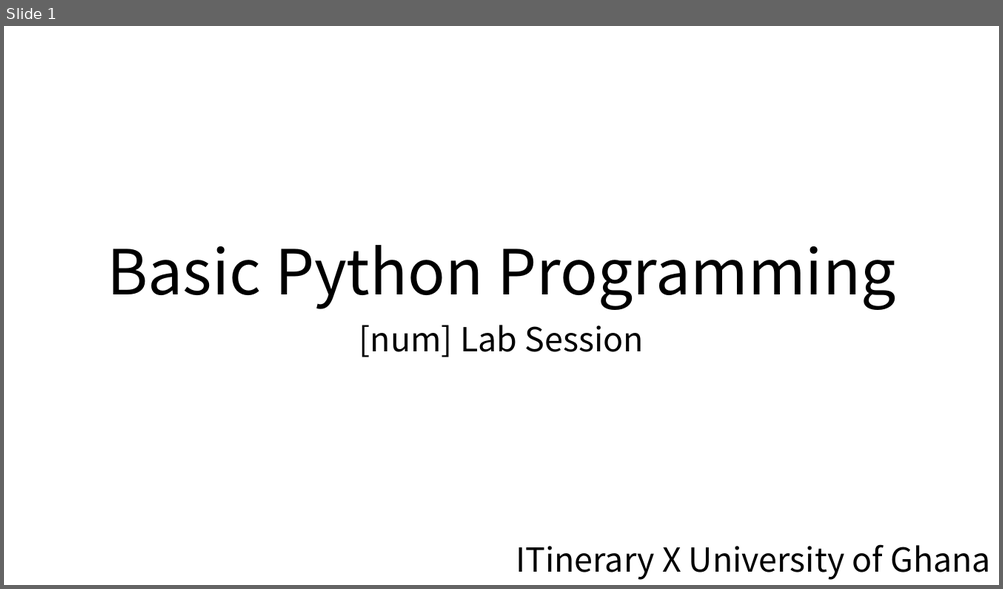
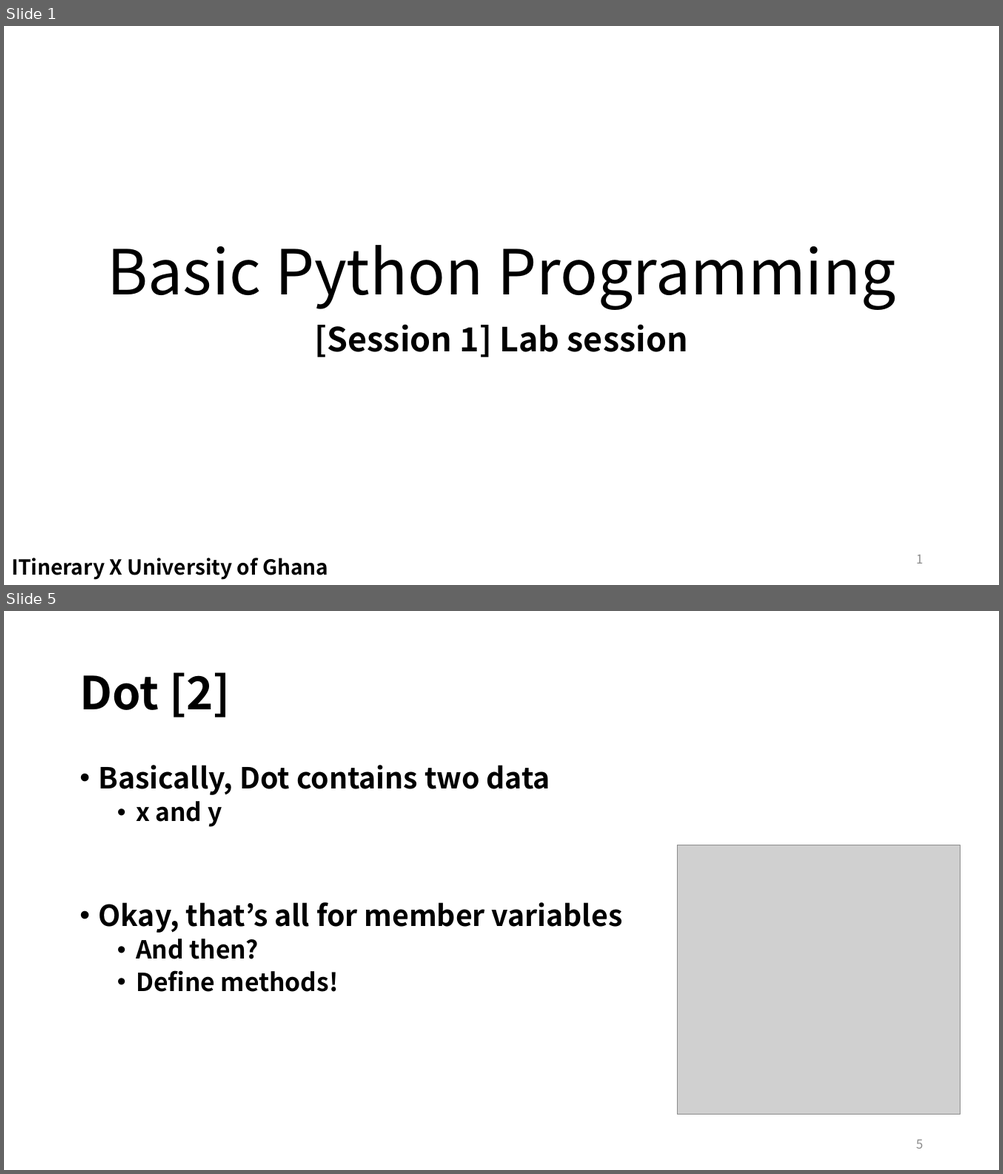
Before and after one commit to EunSeong-Park/EunSeong-Park.github.io, a slide deck: contents/2020_ITinerary/assets/session_1/labsession.pptx. Shown one above the other, each under a label of ours: slide 1 before the commit, slides 1 and 5 after it; the slides between them are not shown. The pictures are 1003x589 and 1003x1174 pixels, drawn with LibreOffice and Linux fonts; fonts in the diff are those of the drawing; grey boxes stand for pictures. Boxes give left, top, right and bottom in pixels: in the first picture for what was removed or moved away, otherwise in the second. Text is boxed around its words. In the diff, an @@ line names an element or a change of style, - is before the commit and + after.

```diff
--- a/contents/2020_ITinerary/assets/session_1/labsession.pptx
+++ b/contents/2020_ITinerary/assets/session_1/labsession.pptx
@@ slide 5 added at [4, 611, 999, 1170], background #FFFFFF @@
@@ title added at [79, 672, 230, 718], 44 pt, text #000000, bold @@
+Dot [2]
@@ text added at [99, 765, 623, 992], 28 pt, text #000000, bold @@
+• Basically, Dot contains two data
+  • x and y
+• Okay, that’s all for member variables
+  • And then?
+  • Define methods!
@@ picture added at [677, 846, 960, 1115] @@
@@ page number added at [916, 1140, 922, 1149], 12 pt, text #8C8C8C @@
+5
@@ slide 1 changed as well @@
@@ subtitle at [315, 324, 688, 358]: text changed; bold on @@
-[num] Lab Session
+[Session 1] Lab session
@@ text "ITinerary X University of Ghana": place and size @@
-text "ITinerary X University of Ghana" at [515, 545, 990, 580]
+text "ITinerary X University of Ghana" at [11, 558, 328, 580]
@@ text "ITinerary X University of Ghana" at [11, 558, 328, 580]: size 32 to 20 pt, bold on; alignment right to left @@
@@ page number added at [916, 555, 922, 564], 12 pt, text #8C8C8C @@
+1
```
Also in this commit, not shown: 1 other slide changed, 15 other slides added, 5 slides removed, 15 other files.
